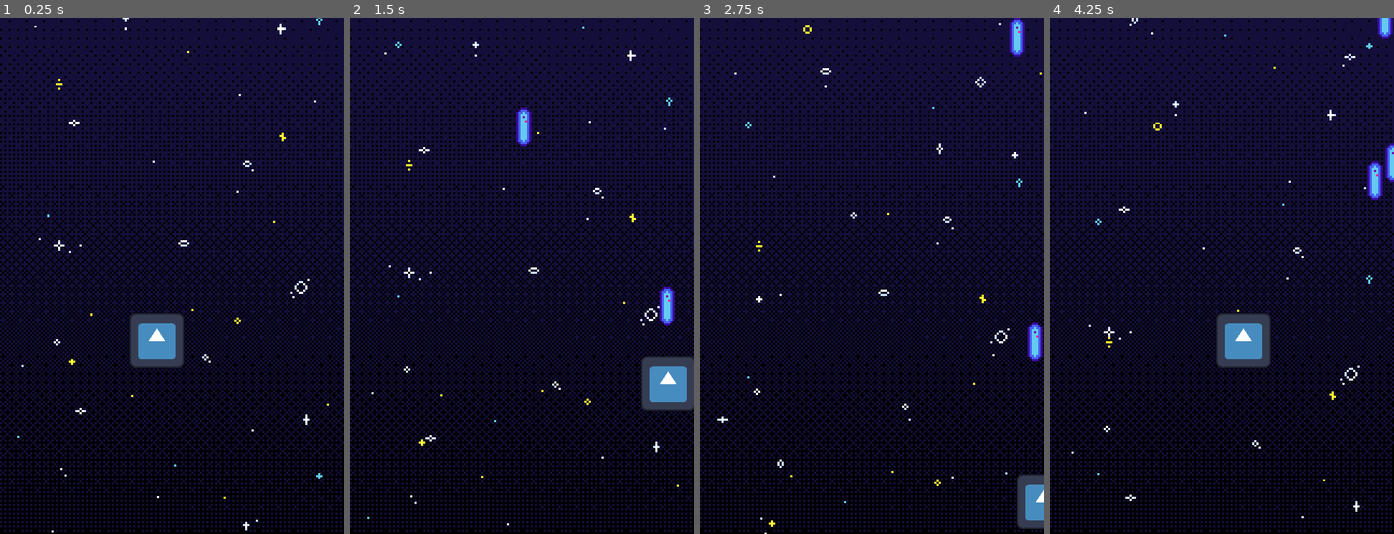
Above: before the commit, frames 1-4 (left to right).
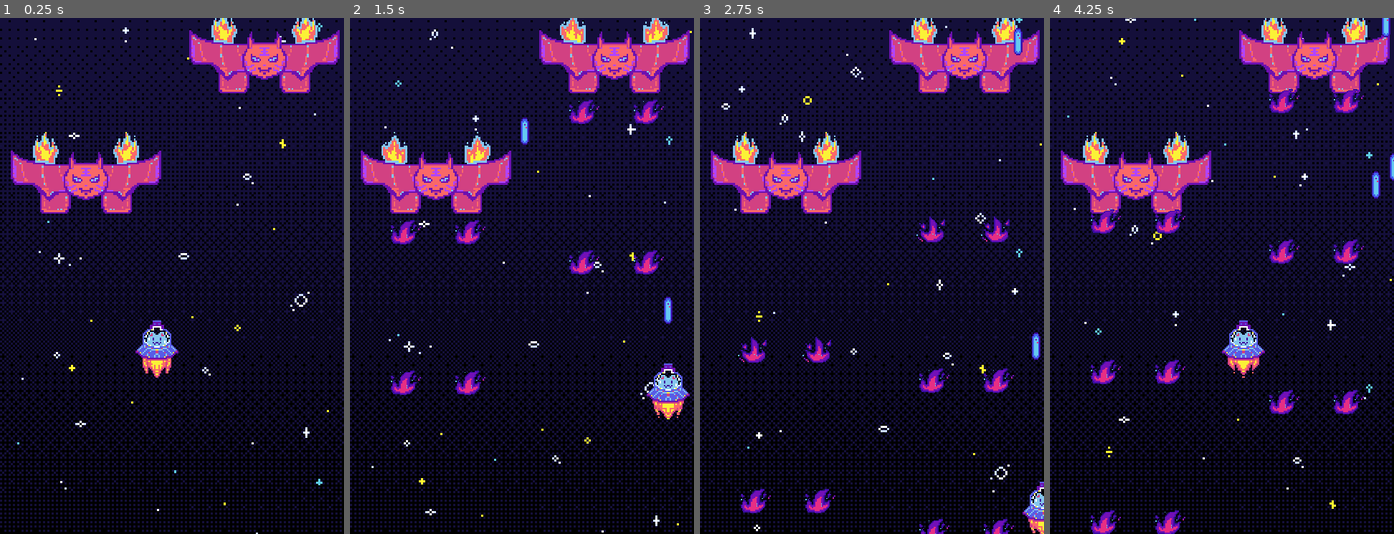
Above: after the commit, the same moments.

Repository: sy-yingjin/space-dog
Game: Godot game, scene res://scenes/game.tscn
The game is run twice, just before and just after one commit, with the same random seed, the same clock (stepped at 60 frames per second) and the same inputs. The engine's default icon, where the game draws it, is replaced by a stand-in: a white triangle on a blue panel in a dark square.
Inputs:
- Up to frame 1 (0.25 s): no input
- Up to frame 2 (1.5 s): hold Right (move_right) 0.53-1.28 s; tap Space (shoot) at 0.6, 1.35 s; hold Down (move_downward) from 1.28 s (still down)
- Up to frame 3 (2.75 s): release Down (move_downward) at 2.03 s; hold Right (move_right) from 2.03 s (still down); tap Space (shoot) at 2.1 s
- Up to frame 4 (4.25 s): release Right (move_right) at 2.78 s; hold Up (move_forward) 2.78-3.53 s; tap Space (shoot) at 2.85, 3.6 s; hold Left (move_left) from 3.53 s (still down)

The runs differ from the first frame. In frame 1, 10% of the frame differs, in the area x 3-99%, y 0-100%; in frame 2, 12%; in frame 3, 12%; in frame 4, 13%, in the area x 3-100%, y 0-100%.

Commit message:
added animations, created enemy and enemy bullets

Diff:
--- /dev/null
+++ b/scenes/enemy.tscn
@@ -0,0 +1,88 @@
+[gd_scene load_steps=12 format=3 uid="uid://dagnn5tepb5q8"]
+
+[ext_resource type="Texture2D" uid="uid://c5mnp2fqsesmr" path="res://assets/space-dog-SHEET.png" id="1_lpki1"]
+[ext_resource type="Script" path="res://scripts/enemy.gd" id="1_pq7hx"]
+[ext_resource type="Script" path="res://components/SpawnBullet.gd" id="3_gipmy"]
+[ext_resource type="PackedScene" uid="uid://dtkqqgmtrxbgx" path="res://scenes/enemy_bullet.tscn" id="4_kyb1l"]
+
+[sub_resource type="AtlasTexture" id="AtlasTexture_emxji"]
+atlas = ExtResource("1_lpki1")
+region = Rect2(0, 48, 96, 48)
+
+[sub_resource type="AtlasTexture" id="AtlasTexture_rvb51"]
+atlas = ExtResource("1_lpki1")
+region = Rect2(0, 96, 96, 48)
+
+[sub_resource type="AtlasTexture" id="AtlasTexture_fy1d5"]
+atlas = ExtResource("1_lpki1")
+region = Rect2(0, 144, 96, 48)
+
+[sub_resource type="AtlasTexture" id="AtlasTexture_qf4w8"]
+atlas = ExtResource("1_lpki1")
+region = Rect2(0, 192, 96, 48)
+
+[sub_resource type="AtlasTexture" id="AtlasTexture_n3niu"]
+atlas = ExtResource("1_lpki1")
+region = Rect2(0, 240, 96, 48)
+
+[sub_resource type="AtlasTexture" id="AtlasTexture_hbat0"]
+atlas = ExtResource("1_lpki1")
+region = Rect2(0, 288, 96, 48)
+
+[sub_resource type="SpriteFrames" id="SpriteFrames_tdcxa"]
+animations = [{
+"frames": [{
+"duration": 1.0,
+"texture": SubResource("AtlasTexture_emxji")
+}, {
+"duration": 1.0,
+"texture": SubResource("AtlasTexture_rvb51")
+}],
+"loop": true,
+"name": &"default",
+"speed": 7.0
+}, {
+"frames": [{
+"duration": 1.0,
+"texture": SubResource("AtlasTexture_fy1d5")
+}, {
+"duration": 1.0,
+"texture": SubResource("AtlasTexture_qf4w8")
+}, {
+"duration": 1.0,
+"texture": SubResource("AtlasTexture_n3niu")
+}, {
+"duration": 1.0,
+"texture": SubResource("AtlasTexture_hbat0")
+}],
+"loop": false,
+"name": &"destroyed",
+"speed": 7.0
+}]
+
+[node name="Enemy" type="CharacterBody2D"]
+script = ExtResource("1_pq7hx")
+
+[node name="AnimatedSprite2D" type="AnimatedSprite2D" parent="."]
+scale = Vector2(0.791667, 0.791667)
+sprite_frames = SubResource("SpriteFrames_tdcxa")
+autoplay = "default"
+
+[node name="CollisionPolygon2D" type="CollisionPolygon2D" parent="."]
+position = Vector2(-0.0977101, 1.59638)
+scale = Vector2(0.516842, 0.486128)
+polygon = PackedVector2Array(-67.5299, -25.9117, -63.6602, 7.00149, -41, 12, -40.4423, 33.7434, -15, 34, -12, 21, 13, 21, 15, 34, 28.949, 33.8614, 40.8204, 33.7434, 43, 11, 65.9731, 4.94442, 67.908, -25.9117)
+
+[node name="RightMuzzle" type="Marker2D" parent="."]
+position = Vector2(15, 18)
+
+[node name="LeftMuzzle" type="Marker2D" parent="."]
+position = Vector2(-15, 18)
+
+[node name="SpawnBullet" type="Node2D" parent="."]
+script = ExtResource("3_gipmy")
+scene = ExtResource("4_kyb1l")
+
+[node name="fireTimer" type="Timer" parent="."]
+wait_time = 0.7
+autostart = true
--- /dev/null
+++ b/scenes/enemy_bullet.tscn
@@ -0,0 +1,41 @@
+[gd_scene load_steps=6 format=3 uid="uid://dtkqqgmtrxbgx"]
+
+[ext_resource type="Texture2D" uid="uid://b0phsrmfmxa73" path="res://assets/sprite_Benemy_fire.png" id="1_5f7pd"]
+[ext_resource type="Script" path="res://scripts/enemy_bullet.gd" id="1_alrtk"]
+
+[sub_resource type="AtlasTexture" id="AtlasTexture_yri1y"]
+atlas = ExtResource("1_5f7pd")
+region = Rect2(0, 0, 32, 32)
+
+[sub_resource type="AtlasTexture" id="AtlasTexture_o1ymm"]
+atlas = ExtResource("1_5f7pd")
+region = Rect2(32, 0, 32, 32)
+
+[sub_resource type="SpriteFrames" id="SpriteFrames_f8knd"]
+animations = [{
+"frames": [{
+"duration": 1.0,
+"texture": SubResource("AtlasTexture_yri1y")
+}, {
+"duration": 1.0,
+"texture": SubResource("AtlasTexture_o1ymm")
+}],
+"loop": true,
+"name": &"default",
+"speed": 3.0
+}]
+
+[node name="enemy_bullet" type="Node2D"]
+script = ExtResource("1_alrtk")
+
+[node name="AnimatedSprite2D" type="AnimatedSprite2D" parent="."]
+scale = Vector2(0.609375, 0.609375)
+sprite_frames = SubResource("SpriteFrames_f8knd")
+autoplay = "default"
+frame_progress = 0.990572
+
+[node name="VisibleOnScreenEnabler2D" type="VisibleOnScreenEnabler2D" parent="."]
+position = Vector2(-0.0589933, -0.616551)
+rotation = 1.5708
+scale = Vector2(0.62859, 0.573248)
+enable_node_path = NodePath("")
--- a/scenes/game.tscn
+++ b/scenes/game.tscn
@@ -6,6 +6,7 @@
 [ext_resource type="Texture2D" uid="uid://dhw07qe7h2gyx" path="res://parallax/space-dog_asset_parallax_10.png" id="3_y6lnp"]
 [ext_resource type="Texture2D" uid="uid://bsqhishv3e3rq" path="res://parallax/space-dog_asset_parallax_11.png" id="4_bwatb"]
 [ext_resource type="Texture2D" uid="uid://ybswwfn72hpf" path="res://parallax/space-dog_asset_parallax_2.png" id="5_n82uh"]
+[ext_resource type="PackedScene" uid="uid://dagnn5tepb5q8" path="res://scenes/enemy.tscn" id="7_suecp"]
 
 [sub_resource type="SpriteFrames" id="SpriteFrames_hyx6j"]
 animations = [{
@@ -51,3 +52,9 @@
 [node name="Player" parent="." instance=ExtResource("1_h2pjh")]
 position = Vector2(73, 150)
 scale = Vector2(0.2, 0.2)
+
+[node name="Enemy2" parent="." instance=ExtResource("7_suecp")]
+position = Vector2(123, 16)
+
+[node name="Enemy" parent="." instance=ExtResource("7_suecp")]
+position = Vector2(40, 72)
--- a/scenes/parallax_background.gd
+++ b/scenes/parallax_background.gd
@@ -6,6 +6,6 @@
 
 # Called every frame. 'delta' is the elapsed time since the previous frame.
 func _process(delta: float) -> void:
-	WStars.motion_offset.y += 10 * delta
-	BYStars.motion_offset.y += 30 * delta
+	WStars.motion_offset.y += 33 * delta
+	BYStars.motion_offset.y += 42 * delta
 	pass
--- a/scenes/player.tscn
+++ b/scenes/player.tscn
@@ -1,15 +1,33 @@
-[gd_scene load_steps=7 format=3 uid="uid://doxthayeumto7"]
+[gd_scene load_steps=10 format=3 uid="uid://doxthayeumto7"]
 
 [ext_resource type="Script" path="res://scripts/player.gd" id="1_r4sts"]
-[ext_resource type="Texture2D" uid="uid://c6x6paruffmn8" path="res://icon.svg" id="2_500oc"]
+[ext_resource type="Texture2D" uid="uid://c5mnp2fqsesmr" path="res://assets/space-dog-SHEET.png" id="2_uc5mg"]
 [ext_resource type="Script" path="res://components/SpawnBullet.gd" id="3_1eb24"]
 [ext_resource type="PackedScene" uid="uid://cuoxp3mkmlny5" path="res://scenes/player_bullet.tscn" id="4_tvq4x"]
+
+[sub_resource type="AtlasTexture" id="AtlasTexture_irmoh"]
+atlas = ExtResource("2_uc5mg")
+region = Rect2(0, 0, 32, 46)
+
+[sub_resource type="AtlasTexture" id="AtlasTexture_8m3ah"]
+atlas = ExtResource("2_uc5mg")
+region = Rect2(32, 0, 32, 46)
+
+[sub_resource type="AtlasTexture" id="AtlasTexture_33jtg"]
+atlas = ExtResource("2_uc5mg")
+region = Rect2(64, 0, 32, 46)
 
 [sub_resource type="SpriteFrames" id="SpriteFrames_xnexg"]
 animations = [{
 "frames": [{
 "duration": 1.0,
-"texture": ExtResource("2_500oc")
+"texture": SubResource("AtlasTexture_irmoh")
+}, {
+"duration": 1.0,
+"texture": SubResource("AtlasTexture_8m3ah")
+}, {
+"duration": 1.0,
+"texture": SubResource("AtlasTexture_33jtg")
 }],
 "loop": true,
 "name": &"default",
@@ -17,22 +35,27 @@
 }]
 
 [sub_resource type="CapsuleShape2D" id="CapsuleShape2D_egybm"]
-radius = 31.0
-height = 86.0
+radius = 34.0
+height = 104.0
 
 [node name="Player" type="CharacterBody2D"]
 script = ExtResource("1_r4sts")
 
 [node name="AnimatedSprite2D" type="AnimatedSprite2D" parent="."]
+position = Vector2(-9.53674e-07, 10)
+scale = Vector2(3.32031, 3.32031)
 sprite_frames = SubResource("SpriteFrames_xnexg")
+autoplay = "default"
+frame_progress = 0.524064
 
 [node name="CollisionShape2D" type="CollisionShape2D" parent="."]
+position = Vector2(0, 19)
 shape = SubResource("CapsuleShape2D_egybm")
 
 [node name="Muzzle" type="Marker2D" parent="."]
-position = Vector2(0, -64)
+position = Vector2(0, -48)
 
 [node name="SpawnBullet" type="Node2D" parent="."]
-position = Vector2(0, -64)
+position = Vector2(0, -48)
 script = ExtResource("3_1eb24")
 scene = ExtResource("4_tvq4x")
--- a/scenes/player_bullet.tscn
+++ b/scenes/player_bullet.tscn
@@ -7,13 +7,15 @@
 script = ExtResource("1_xl7dl")
 
 [node name="VisibleOnScreenEnabler2D" type="VisibleOnScreenEnabler2D" parent="."]
-position = Vector2(-0.548202, 0.0353178)
+position = Vector2(-5.96046e-08, -1)
 rotation = 1.5708
-scale = Vector2(0.924196, 0.382548)
+scale = Vector2(0.598084, 0.190464)
 enable_node_path = NodePath("")
 
 [node name="Sprite2D" type="Sprite2D" parent="."]
+position = Vector2(0.271618, -1)
 rotation = 1.5708
+scale = Vector2(0.696166, 0.606769)
 texture = ExtResource("2_uocue")
 
 [connection signal="screen_exited" from="VisibleOnScreenEnabler2D" to="." method="_on_visible_on_screen_enabler_2d_screen_exited"]
--- /dev/null
+++ b/scripts/enemy.gd
@@ -0,0 +1,27 @@
+extends CharacterBody2D
+
+@onready var right_muzzle: Marker2D = $RightMuzzle
+@onready var left_muzzle: Marker2D = $LeftMuzzle
+@onready var spawn_bullet: SpawnBullet = $SpawnBullet
+@onready var fire_timer: Timer = $fireTimer
+@onready var animated_sprite_2d: AnimatedSprite2D = $AnimatedSprite2D
+
+var HP = 100
+
+func _ready() -> void:
+	fire_timer.timeout.connect(fire_bullets)
+
+func _process(delta: float) -> void:
+
+
+	if HP <= 0:
+		animated_sprite_2d.play("destroyed")
+		# update score
+		# self destruct
+		queue_free()
+
+	pass
+
+func fire_bullets() -> void:
+	spawn_bullet.spawn(right_muzzle.global_position)
+	spawn_bullet.spawn(left_muzzle.global_position)
--- /dev/null
+++ b/scripts/enemy_bullet.gd
@@ -0,0 +1,17 @@
+extends Node2D
+
+@onready var visible_on_screen_enabler_2d: VisibleOnScreenEnabler2D = $VisibleOnScreenEnabler2D
+
+var speed = 100
+
+# Called when the node enters the scene tree for the first time.
+func _ready() -> void:
+	# destroy bullet when exits screen
+	visible_on_screen_enabler_2d.screen_exited.connect(queue_free)
+
+
+# Called every frame. 'delta' is the elapsed time since the previous frame.
+func _process(delta: float) -> void:
+
+	# constant movement of bullet
+	position += Vector2(0, 1) * speed * delta
Binary file added: assets/space-dog-SHEET.png
Not shown, added: assets/space-dog-SHEET.png.import
Not shown, added: assets/sprite_Benemy_fire.png.import
Not shown, added: assets/sprite_Benemy_long.png.import
Not shown, added: assets/sprite_Benemy_round.png.import
Not shown, added: assets/sprite_Benemy_small.png.import
Not shown, added: assets/sprite_Bplayer_fire.png.import
Not shown, added: assets/sprite_Bplayer_round.png.import
Not shown: 1 places in scenes/game.tscn that only renumber resources
